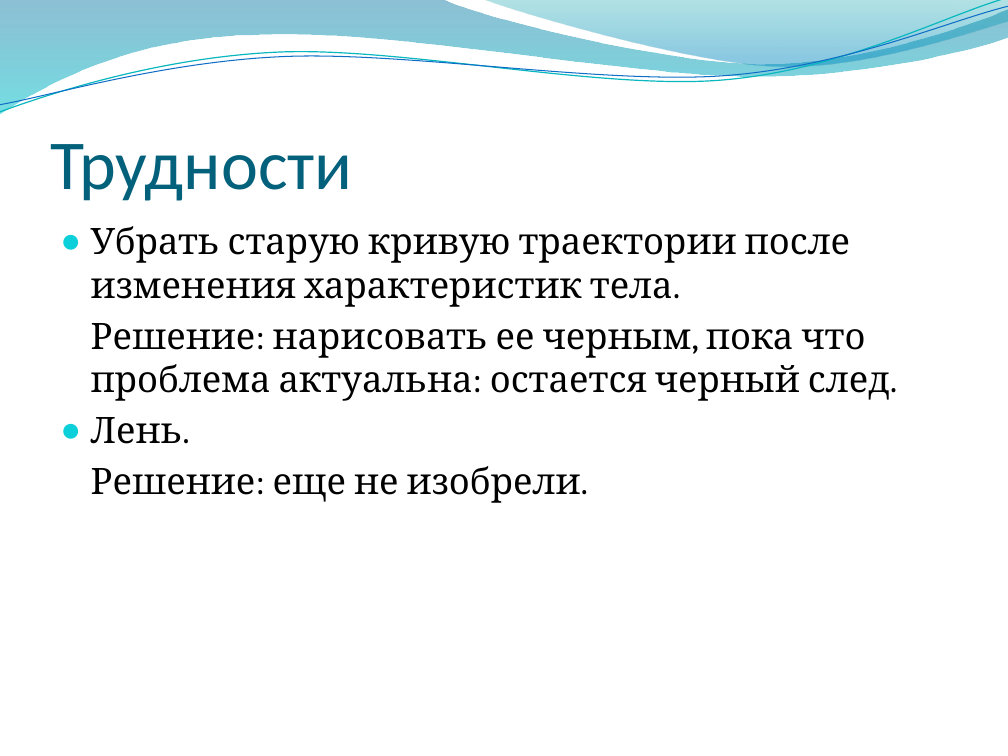
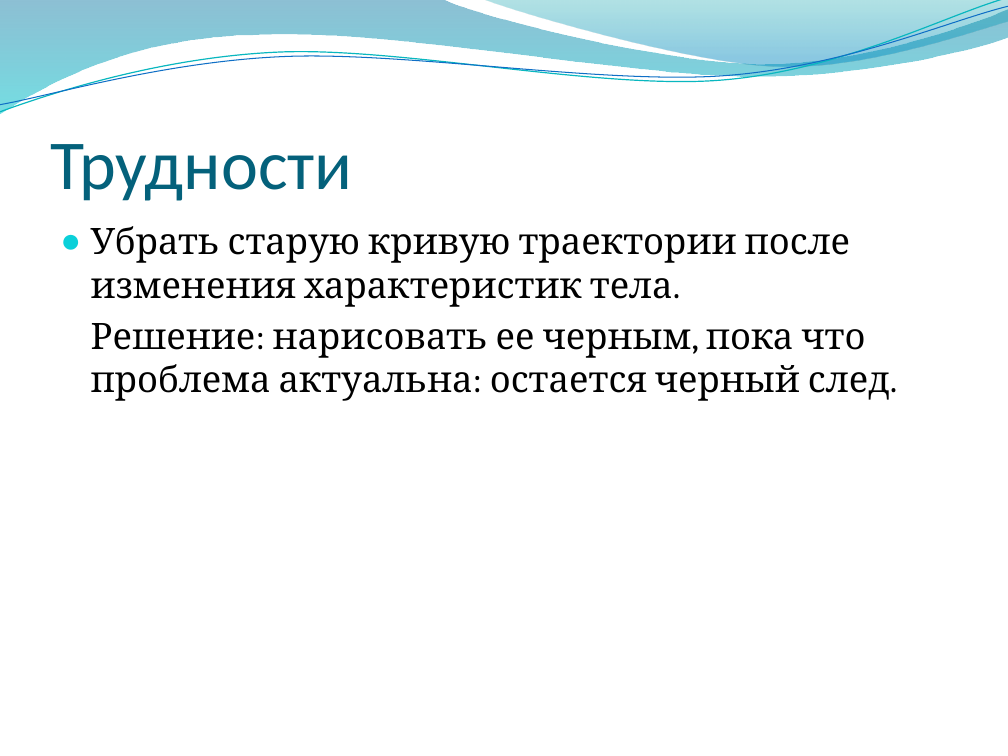
Before and after one commit to vano55ermo/IT_2017-2018, a slide deck: slide 7 of Project.pptx. Drawn at 1008x756 pixels with LibreOffice and Linux fonts; fonts in the diff are those of the drawing; background and template pictures are left out. Boxes give left, top, right and bottom in pixels: in the first picture for what was removed or moved away, otherwise in the second. Text is boxed around its words. In the diff, an @@ line names an element or a change of style, - is before the commit and + after.

```diff
--- a/Project.pptx
+++ b/Project.pptx
@@ text at (x1=91, y1=417, x2=581, y2=503): paragraphs removed @@
-● Лень.
-Решение: еще не изобрели.
```
Also in this commit, not shown: 2 other slides changed, 1 slide added, 1 slide removed.
